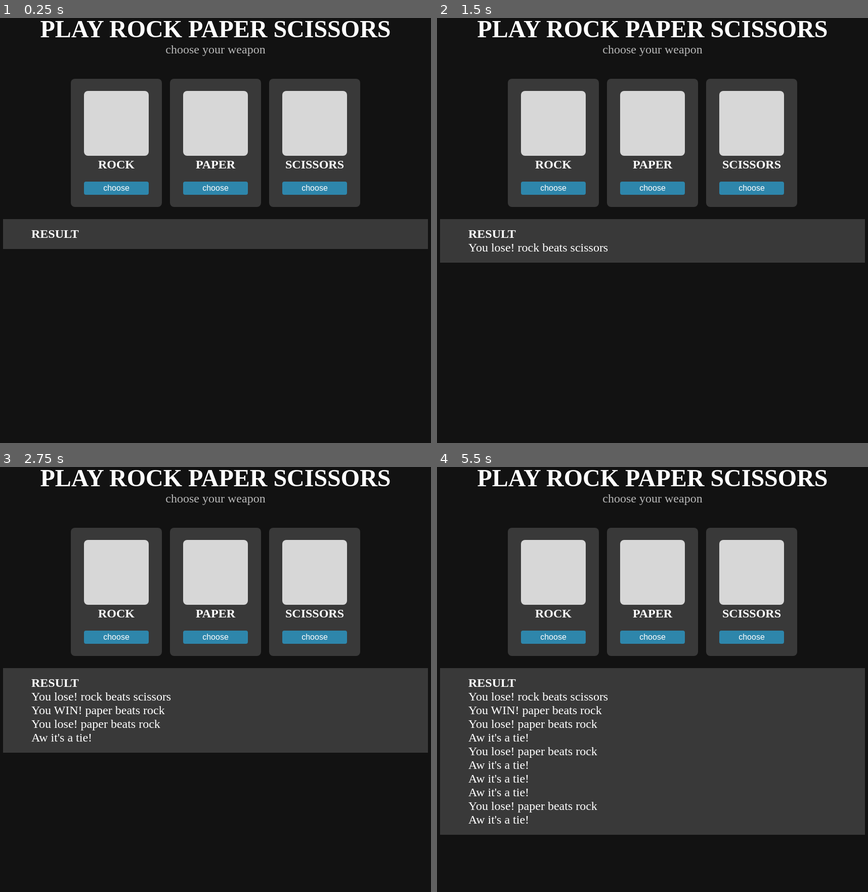
Above: before the commit, frames 1-4 (two rows, left to right).
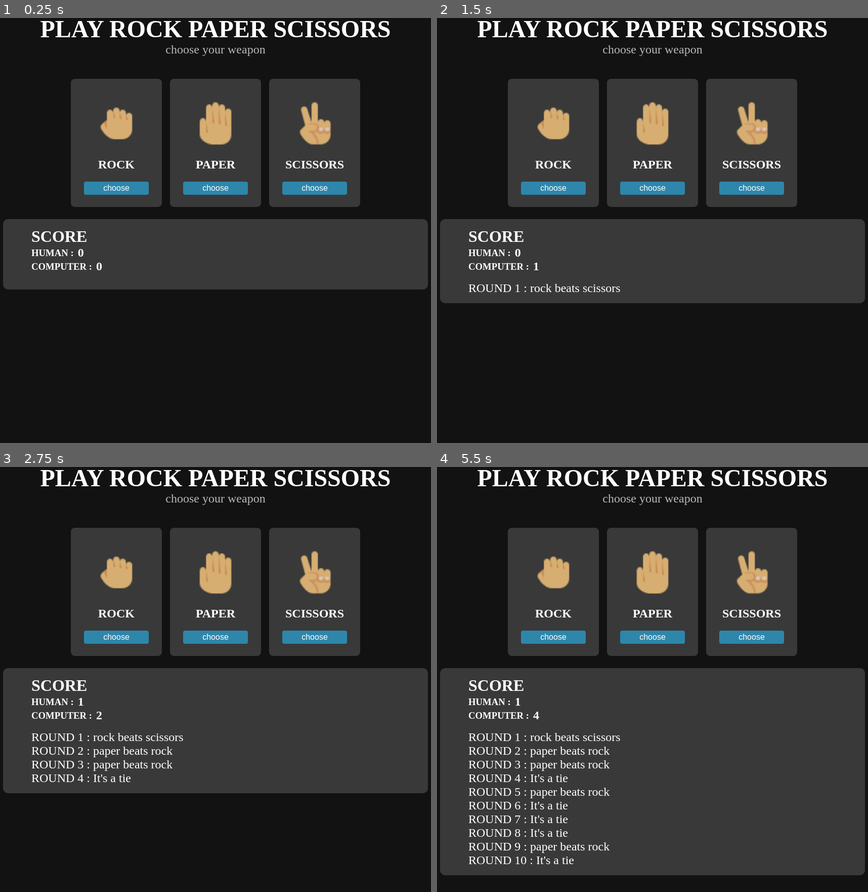
Above: after the commit, the same moments.

Repository: AIrawan0/odin-rock-paper-scissors
Game: browser game, page index.html
Two runs of this game, one before a commit and one after it. Both use one fixed random seed, a clock stepped at 60 frames per second and the inputs below.
Inputs:
- Up to frame 1 (0.25 s): no input
- Up to frame 2 (1.5 s): click "choose" at 1.27 s
- Up to frame 3 (2.75 s): click "choose" at 1.87 s; click "choose" at 2.02 s; click "choose" at 2.47 s
- Up to frame 4 (5.5 s): click "choose" at 3.07 s; click "choose" at 3.67 s; click "choose" at 4.27 s; click "choose" at 4.52 s; click "choose" at 4.87 s; click "choose" at 5.47 s

The runs differ from the first frame. In frame 1, 16% of the frame differs, in the area x 0-100%, y 17-64%; in frame 2, 17%; in frame 3, 18%; in frame 4, 19%, in the area x 0-100%, y 17-97%.

Commit message:
update js and log clear feature

Diff:
--- a/index.html
+++ b/index.html
@@ -15,24 +15,38 @@
     <div class="content">
         <div class="cards">
             <div class="card" id="rock">
-                <div class="image"></div>
+                <div class="image">
+                    <img src="images/rock.png" alt="">
+                </div>
                 <h3>ROCK</h3>
-                <button class="rock" id="rock">choose</button>
+                <button class="select" id="rock">choose</button>
             </div>
             <div class="card" id="paper">
-                <div class="image"></div>
+                <div class="image">
+                    <img src="images/paper.png" alt="">
+                </div>
                 <h3>PAPER</h3>
-                <button class="paper" id="paper">choose</button>
+                <button class="select" id="paper">choose</button>
             </div>
             <div class="card" id="scissors">
-                <div class="image"></div>
+                <div class="image">
+                    <img src="images/scissors.png" alt="">
+                </div>
                 <h3>SCISSORS</h3>
-                <button class="scissors" id="scissors">choose</button>
+                <button class="select" id="scissors">choose</button>
             </div>
         </div>
         <div class="log">
-            <h2>RESULT</h2>
-            <ul id="result"></ul>
+            <h1>SCORE</h3>
+            <div class="score-container">
+                <h3>HUMAN : </h3>
+                <span id="pscore">0</span>
+            </div>
+            <div class="score-container">
+                <h3>COMPUTER : </h3>
+                <span id="cscore">0</span>
+            </div>
+            <ul id="log"></ul>
         </div>
     </div>
 
--- a/script.js
+++ b/script.js
@@ -27,20 +27,38 @@
 }
 
 function playRound(humans,computers){
+    const listItem = document.querySelector("li");
     const v1 = humans.toLowerCase()
     const v2 = computers.toLowerCase()
     const result = fight(v1,v2);
+
     if(result ==="tie"){
-        addLog(`Aw it's a tie!`)
+        addLog(`ROUND ${round+1} : It's a tie`)
     }else{
         if(result){
             humanScore++;
-            addLog(`You WIN! ${v1} beats ${v2}`)
+            addLog(`ROUND ${round+1} : ${v1} beats ${v2}`);
         }else{
             computerScore++;
-            addLog(`You lose! ${v2} beats ${v1}`)
+            addLog(`ROUND ${round+1} : ${v2} beats ${v1}`);
         }
     }
+    round++;
+
+    if(computerScore >= 5 || humanScore >= 5){
+        if(humanScore > computerScore){
+            listItem.remove()
+            document.querySelector('ul').replaceChildren();
+            addLog("YOU WINN!!!")
+        }else{
+            listItem.remove()
+            document.querySelector('ul').replaceChildren();
+            addLog("YOU LOSE!!!")
+        }
+        computerScore = 0;
+        humanScore = 0;
+        round = 0;
+    };
 }
 
 function playGame(){
@@ -77,14 +95,20 @@
     list.appendChild(listItem);
 }
 
-
+let round = 0;
 let computerScore = 0;
 let humanScore = 0;
 
-// button.addEventListener("click",playGame);
+const btn = document.querySelectorAll(".select");
+const list = document.querySelector("#log");
+const scorePlayer = document.querySelector("#pscore");
+const scoreComputer = document.querySelector("#cscore");
 
-const btn = document.querySelectorAll("button");
-const list = document.querySelector("#result");
+setInterval(() => {
+    scorePlayer.textContent = humanScore;
+    scoreComputer.textContent = computerScore;
+}, 100);
+
 btn.forEach(btn =>{
     btn.addEventListener("click", () => {
         playRound(btn.id,getComputerChoice());
--- a/style.css
+++ b/style.css
@@ -57,11 +57,19 @@
     text-align: center;
 }
 .card .image{
-    background: #ffff;
+    /* background: #ffff; */
     opacity: 80%;
     height: 128px;
     width: 128px;
     border-radius: 8px;
+    display: flex;
+    justify-content: center;
+    align-items: center;
+}
+.card img{
+    width: 100px;
+    height: 100px;
+    aspect-ratio: 1;
 }
 .card h3{
     font-size: 24px;
@@ -83,10 +91,14 @@
     background: #393939;
     padding: 16px 56px;
     flex-direction: column;
+    border-radius: 10px;
 }
 
 .log ul{
     padding: 0;
+    margin-top: 16px;
+    max-height: 500px;
+    overflow-y: auto;
 }
 
 .log li{
@@ -94,3 +106,13 @@
     font-size: 24px;
     list-style-type: none;
 }
+
+.score-container{
+    display: flex;
+    gap: 8px;
+    align-items: center;
+}
+.score-container span{
+    font-size: 24px;
+    font-weight: 900;
+}
Binary file added: images/paper.png
Binary file added: images/rock.png
Binary file added: images/scissors.png
